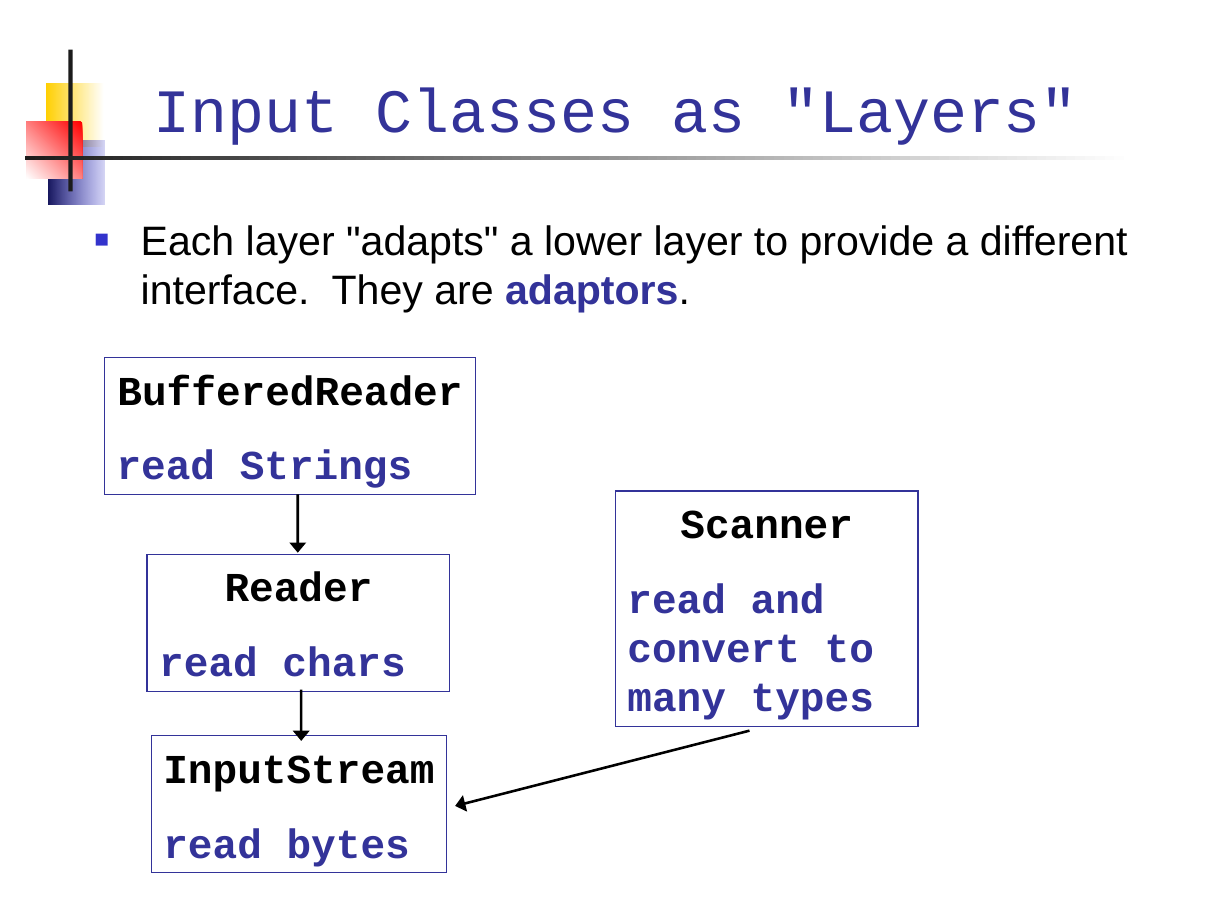
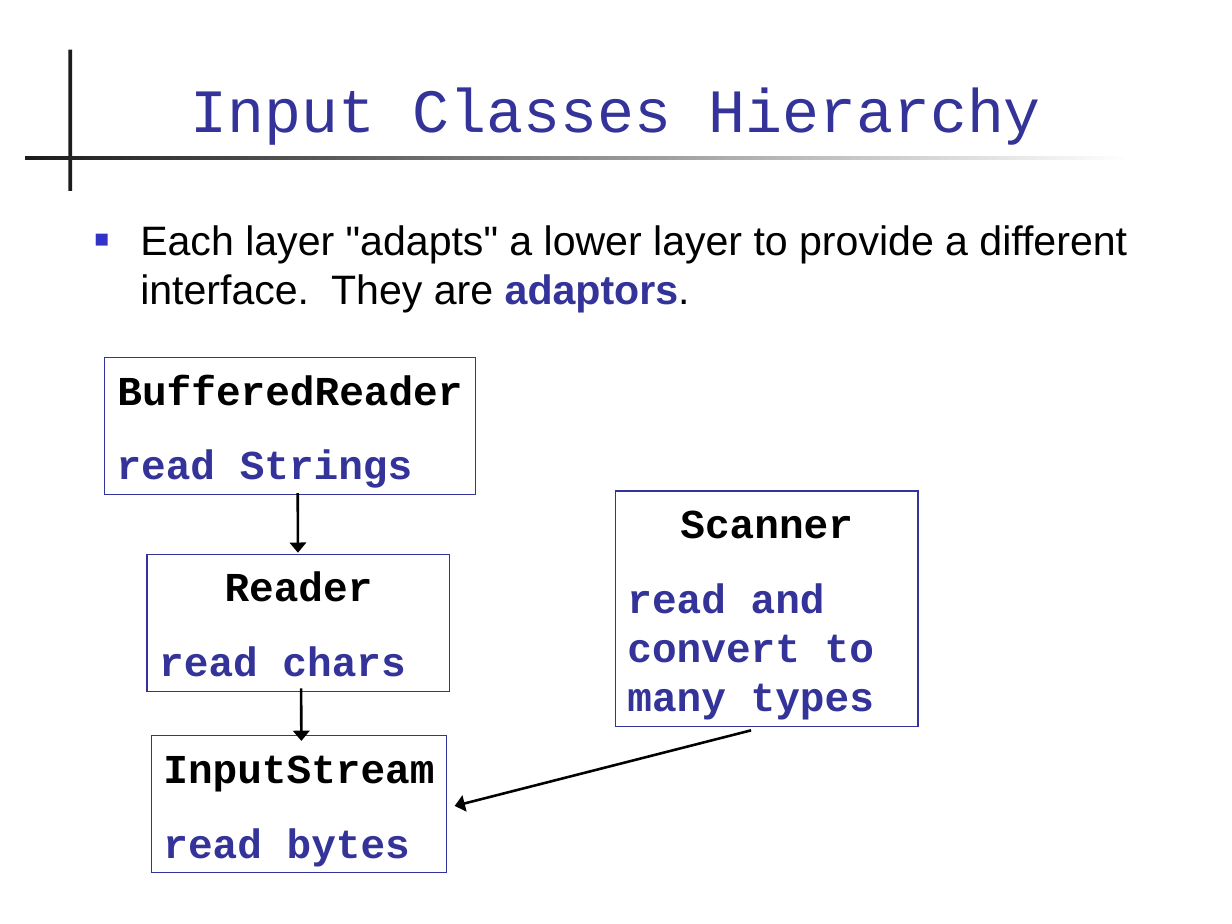
Before and after one commit to skeoop/skeoop.github.io, a slide deck: slide 11 of week6/Input-Output.ppt (slide 10 before the commit). Drawn at 1232x924 pixels with LibreOffice and Linux fonts; fonts in the diff are those of the drawing. Boxes give left, top, right and bottom in pixels: in the first picture for what was removed or moved away, otherwise in the second. Text is boxed around its words. In the diff, an @@ line names an element or a change of style, - is before the commit and + after.

```diff
--- a/week6/Input-Output.ppt
+++ b/week6/Input-Output.ppt
@@ rectangle removed at box(46, 83, 103, 147) @@
@@ title at box(191, 89, 1041, 145): text changed @@
-Input Classes as "Layers"
+Input Classes Hierarchy
@@ rectangle removed at box(27, 122, 83, 179) @@
@@ rectangle removed at box(48, 140, 103, 205) @@
```
Also in this commit, not shown: 38 other slides changed, 1 slide added, 7 other files.
